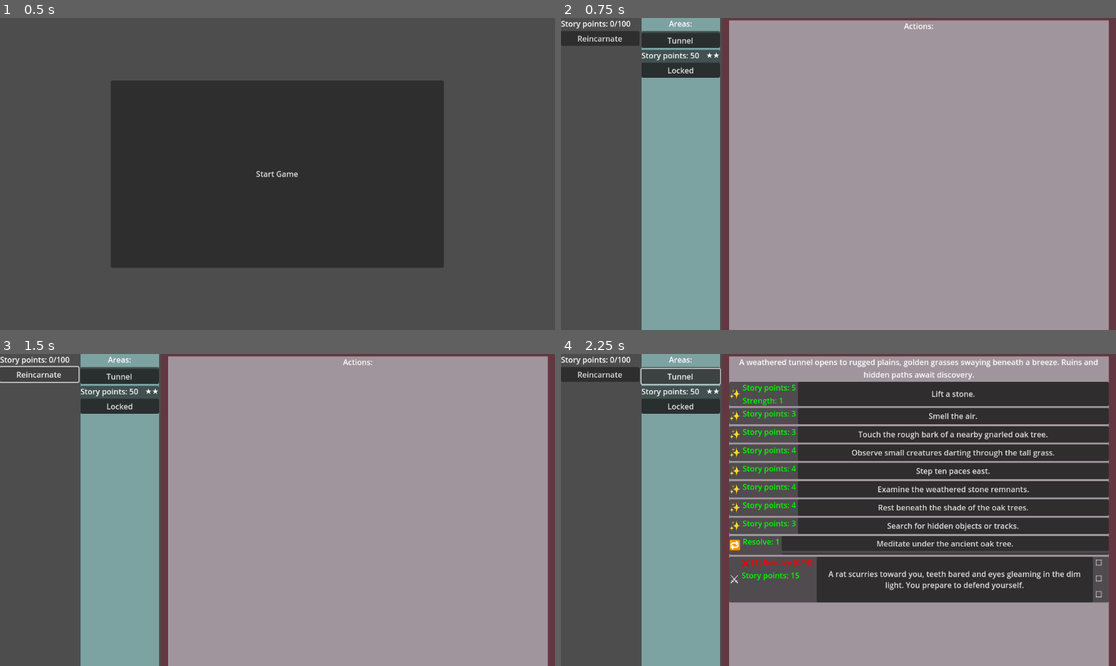
Above: before the commit, frames 1-4 (two rows, left to right).
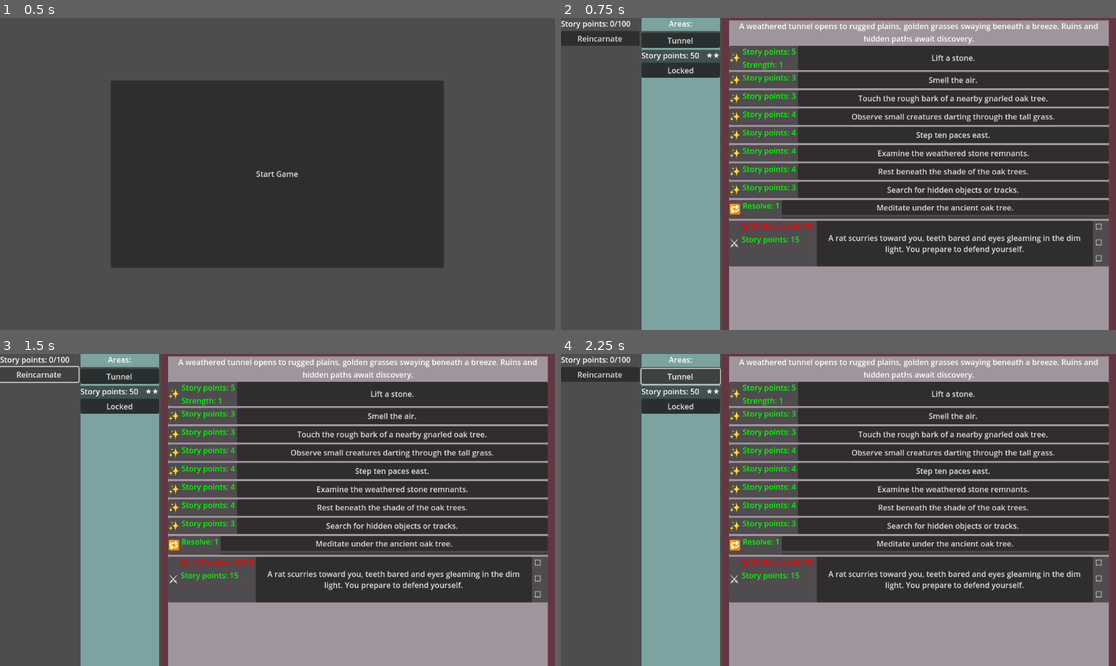
Above: after the commit, the same moments.

Repository: snipercup/Incremental-Chronicles
Game: Godot game, scene res://Scenes/main_menu.tscn
Same seed, same stepped clock (60 frames per second), same inputs: the game is played once before the commit and once after it.
Inputs:
- Up to frame 1 (0.5 s): no input
- Up to frame 2 (0.75 s): click "Start Game" at 0.5 s
- Up to frame 3 (1.5 s): click "Reincarnate" at 1.25 s
- Up to frame 4 (2.25 s): click "Tunnel" at 2 s

Frame 1 is identical in both runs. In frame 2, 45% of the frame differs, in the area x 30-99%, y 1-80%; in frame 3, 45%; in frame 4, nothing differs.

Commit message:
Remove area from list

Diff:
--- a/Scripts/signal_broker.gd
+++ b/Scripts/signal_broker.gd
@@ -20,6 +20,10 @@
 @warning_ignore("unused_signal")
 signal action_removed(myaction: Control)
 
+# When an area will be removed
+@warning_ignore("unused_signal")
+signal area_removed(myarea: StoryArea)
+
 # Signal to emit when hidden resources are updated
 @warning_ignore("unused_signal")
 signal hidden_resources_updated(resource_manager: Label)
--- a/Scripts/storyarea/area_list.gd
+++ b/Scripts/storyarea/area_list.gd
@@ -10,6 +10,14 @@
 
 var area_list: Array[StoryArea] # The data for each area
 signal area_created(area: StoryArea) # Signal to emit when an area is created
+
+
+func _ready() -> void:
+	SignalBroker.area_removed.connect(_on_area_removed)
+
+	# Set the first area in the list if available
+	if area_list.size() > 0:
+		action_list.set_area(area_list[0])
 
 
 # Setter for area_list
@@ -27,6 +35,10 @@
 	# Create UI instances for each StoryArea
 	for area in area_list:
 		_add_area_to_ui(area)
+
+	# Set the first area again if one remains
+	if area_list.size() > 0:
+		action_list.set_area(area_list[0])
 
 # Add a StoryArea to the UI
 func _add_area_to_ui(area: StoryArea) -> void:
@@ -113,7 +125,6 @@
 	# Finalize area creation with name and description
 	finalize_area(myname, mydescription)
 
-
 # Function to check if a new area needs to be created
 func needs_new_area() -> bool:
 	# If any area is locked, no need to create a new area
@@ -122,3 +133,9 @@
 			return false
 	# If no area is locked, a new area needs to be created
 	return true
+
+# Called when an area is removed from the game
+func _on_area_removed(removed_area: StoryArea) -> void:
+	if removed_area in area_list:
+		area_list.erase(removed_area)
+		_refresh_area_list()
--- a/Scripts/storyarea/story_area.gd
+++ b/Scripts/storyarea/story_area.gd
@@ -3,7 +3,7 @@
 
 # Example data:
 #{
-#	"description": "A weathered tunnel opens onto the side of a rugged mountain, its jagged stone mouth framed by dark, mossy rock. The tunnel’s interior is cold and quiet, with no sign of an entrance behind it — only smooth stone where a path should be.\n\nBeyond the tunnel, a vast wilderness unfolds beneath the mountain’s shadow. Rolling plains stretch endlessly toward the horizon, their golden grasses swaying beneath a steady breeze. The scent of wildflowers and fresh earth drifts through the air. Clusters of weathered stone rise from the earth, remnants of ancient ruins half-swallowed by time and nature.\n\nThe ground beneath the grass is uneven, strewn with pebbles and patches of bare earth. A faint trail winds eastward through the plains, disappearing into the distant haze. The air is crisp and cool, inviting exploration. The plains seem quiet — but the signs of life are everywhere, waiting to be uncovered.",
+#	"description": "A weathered tunnel opens to rugged plains, golden grasses swaying beneath a breeze. Ruins and hidden paths await discovery.",
 #	"name": "Tunnel",
 #	"requirements": {
 #		"Story points": 1.0
@@ -132,6 +132,10 @@
 	if action in story_actions:
 		story_actions.erase(action)
 		print_debug("Removed story action:", action.get_story_text())
+
+		# Emit area_removed if no more actions remain
+		if story_actions.is_empty():
+			SignalBroker.area_removed.emit(self)
 	else:
 		print_debug("Action not found in list:", action.get_story_text())
 
--- a/Scripts/storyarea/story_area_ui.gd
+++ b/Scripts/storyarea/story_area_ui.gd
@@ -17,6 +17,10 @@
 func _ready():
 	if area_button:
 		area_button.pressed.connect(_on_area_button_pressed)
+
+	# Connect to the area_removed signal
+	SignalBroker.area_removed.connect(_on_area_removed)
+
 
 # Setters for controls and variables
 func set_story_point_requirement_label(value: String) -> void:
@@ -70,3 +74,8 @@
 
 func is_area_locked() -> bool:
 	return story_area.state == StoryArea.State.LOCKED
+
+# Handle when an area is removed
+func _on_area_removed(removed_area: StoryArea) -> void:
+	if removed_area == story_area:
+		queue_free()  # Free this UI element if the associated area was removed
